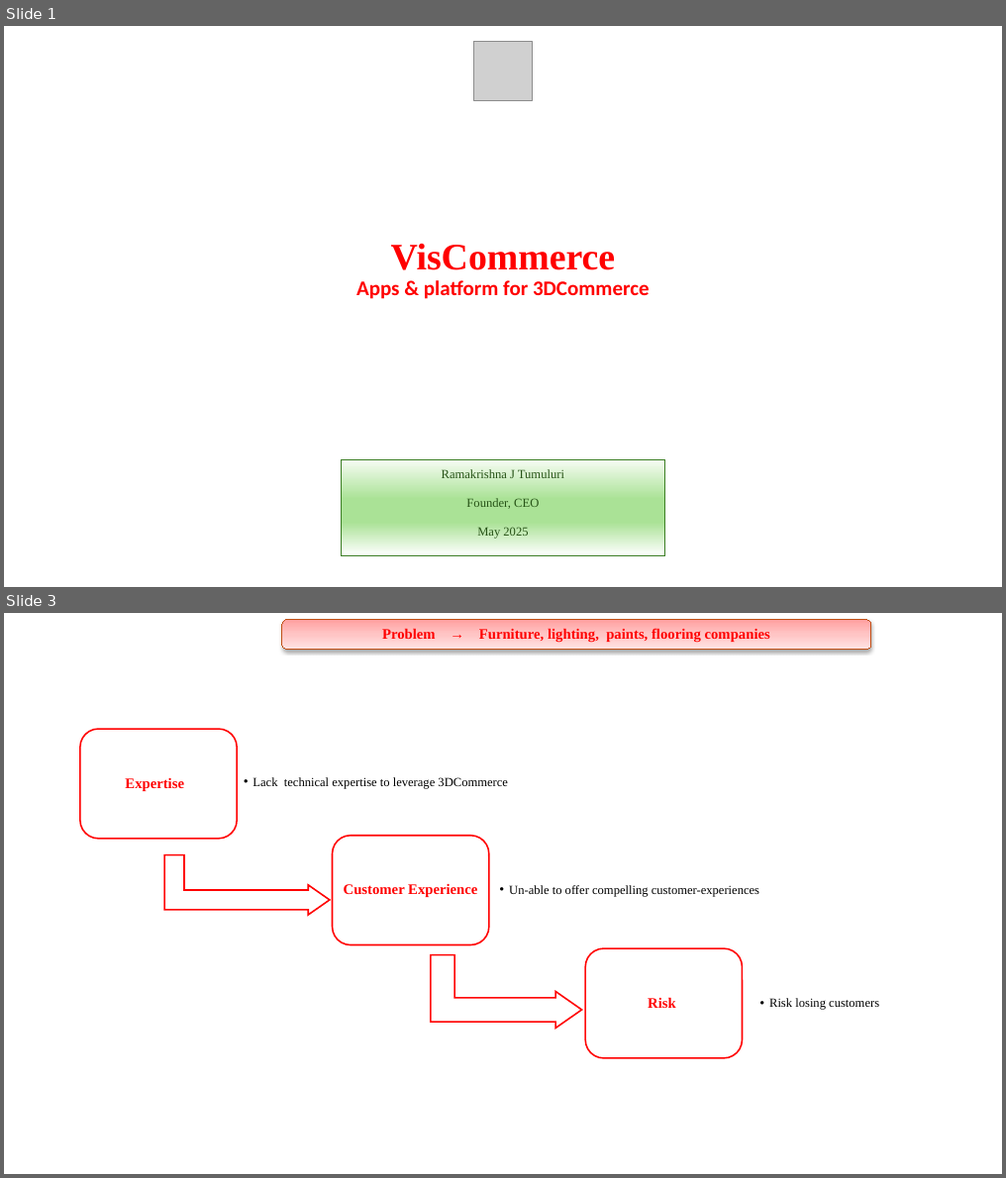
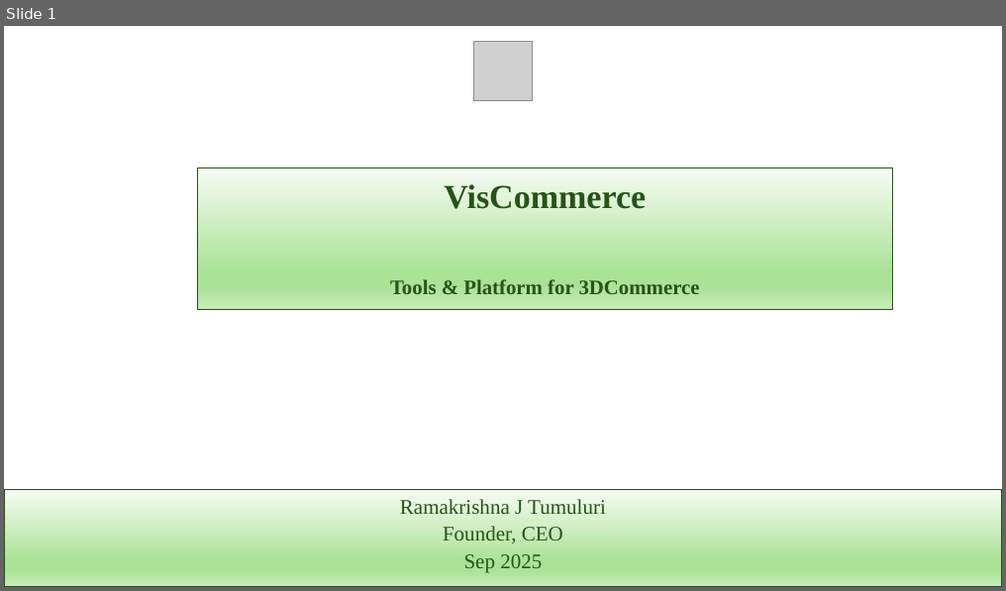
Before and after one commit to rktumuluri63/VC_RK_Investment, a slide deck: Agenda/Girish_Rishi_VisCommerce.pptx. Shown one above the other, each under a label of ours: slides 1 and 3 before the commit, slide 1 after it; the slides between them are not shown. The pictures are 1006x1178 and 1006x591 pixels, drawn with LibreOffice and Linux fonts; fonts in the diff are those of the drawing; grey boxes stand for pictures. Boxes give left, top, right and bottom in pixels: in the first picture for what was removed or moved away, otherwise in the second. Text is boxed around its words. In the diff, an @@ line names an element or a change of style, - is before the commit and + after.

```diff
--- a/Agenda/Girish_Rishi_VisCommerce.pptx
+++ b/Agenda/Girish_Rishi_VisCommerce.pptx
@@ slide 3 removed at box(4, 613, 1002, 1174), background #FFFFFF @@
@@ rounded rectangle removed at box(282, 620, 871, 649) @@
-Problem → Furniture, lighting, paints, flooring companies
@@ group removed at box(80, 729, 879, 1059): 6 texts, 3 rounded rectangles, 2 bent up arrows @@
-Expertise
-  • Lack technical expertise to leverage 3DCommerce
-Customer Experience
-  • Un-able to offer compelling customer-experiences
-Risk
-  • Risk losing customers
@@ slide 1 changed as well @@
@@ title "VisCommerce Tools & Platform for ...": place and size @@
-title "VisCommerce Tools & Platform for ..." at box(356, 244, 649, 299)
+title "VisCommerce Tools & Platform for ..." at box(197, 169, 893, 310)
@@ title "VisCommerce Tools & Platform for ..." at box(197, 169, 893, 310): fill none to gradient #F6FCF3 to #AAE296 to #C7ECB9; outline none to #275417 0.75 pt @@
@@ title at box(390, 184, 700, 294): text changed; size 20 to 19.8 pt; font Calibri to Times New Roman; text colour #FF0000 to #275417 @@
-VisCommerce
-Apps & platform for 3DCommerce
+VisCommerce
+Tools & Platform for 3DCommerce
@@ subtitle "Ramakrishna J Tumuluri": place and size @@
-subtitle "Ramakrishna J Tumuluri" at box(342, 461, 665, 556)
+subtitle "Ramakrishna J Tumuluri" at box(4, 490, 1002, 587)
@@ subtitle "Ramakrishna J Tumuluri" at box(4, 490, 1002, 587): fill gradient #F6FCF3 to #AAE296 to #FFFFFF to gradient #F6FCF3 to #AAE296 to #C7ECB9; outline #3B7D23 0.75 pt to #275417 0.75 pt @@
@@ subtitle at box(400, 499, 606, 544): size 12 to 20 pt in "Ramakrishna J Tumuluri", "Founder, CEO"; line spacing 1.2 to 1; less space between paragraphs @@
@@ subtitle at box(464, 555, 542, 573): text changed; size 12 to 20 pt @@
-May 2025
+Sep 2025
```
Also in this commit, not shown: 7 other slides changed, 6 slides added, 4 other slides removed.
